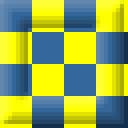
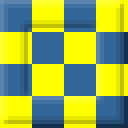
Layer changes from the first 128x128 image to the second:
pixels changed over bbox(0, 0, 124, 124) (layer not identified)
